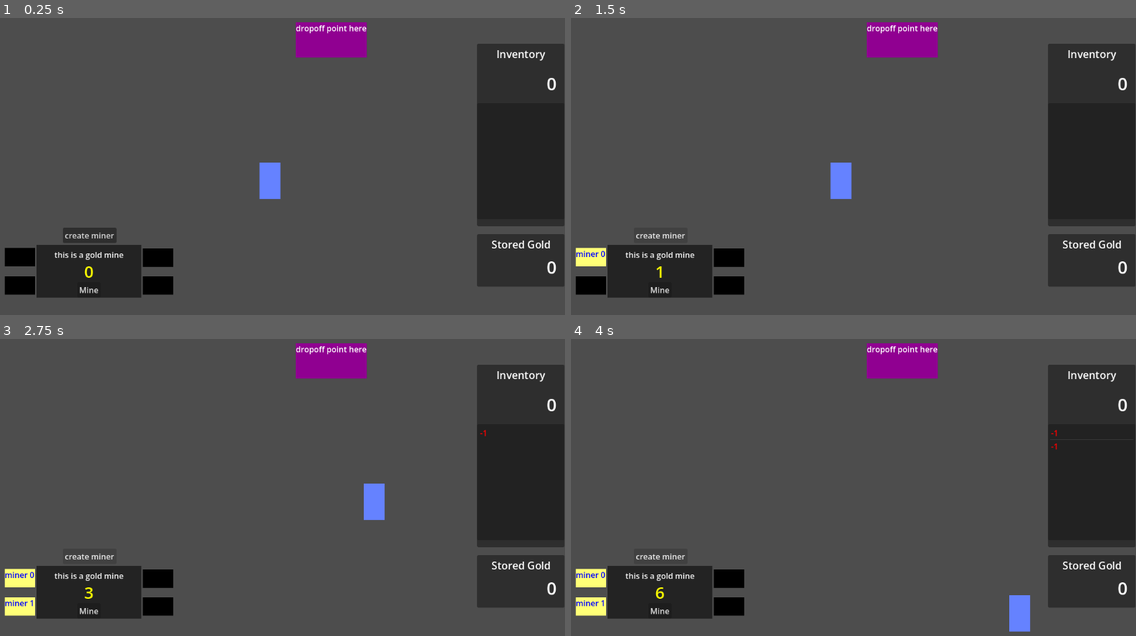
Above: before the commit, frames 1-4 (two rows, left to right).
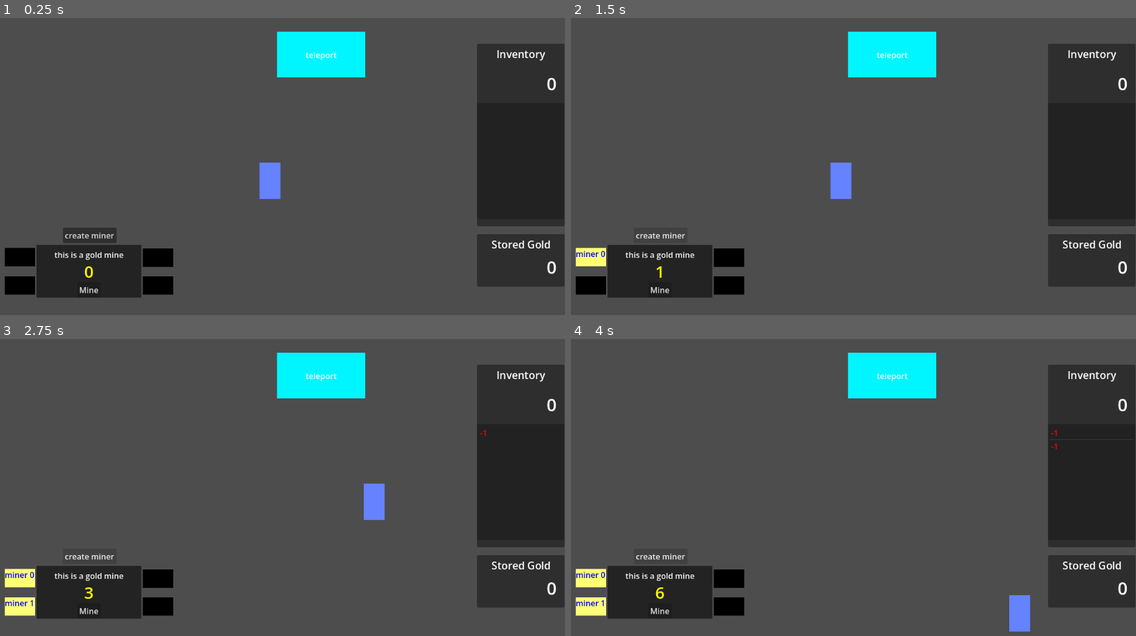
Above: after the commit, the same moments.

Repository: matrndev/gold-game
Game: Godot game, scene res://scenes/game.tscn
Two runs of this game, one before a commit and one after it. Both use one fixed random seed, a clock stepped at 60 frames per second and the inputs below.
Inputs:
- Up to frame 1 (0.25 s): no input
- Up to frame 2 (1.5 s): click "Mine" at 0.5 s; click "create miner" at 1.25 s
- Up to frame 3 (2.75 s): tap Enter at 2 s; hold D (move_right) from 2.03 s (still down)
- Up to frame 4 (4 s): release D (move_right) at 2.78 s; hold S (move_down) 2.78-3.53 s; hold D (move_right) from 3.53 s (still down)

The runs differ from the first frame. In frame 1, 2.8% of the frame differs, in the area x 48-65%, y 1-20%; in frame 2, 2.8%; in frame 3, 2.8%; in frame 4, 2.8%.

Commit message:
add new maze scene

Diff:
--- /dev/null
+++ b/scenes/dropoff_maze.tscn
@@ -0,0 +1,38 @@
+[gd_scene format=3 uid="uid://dxeu43c3cd3vj"]
+
+[ext_resource type="PackedScene" uid="uid://sr378dbrgvib" path="res://scenes/stats_display.tscn" id="1_yf3ke"]
+[ext_resource type="PackedScene" uid="uid://du52856eooxbp" path="res://scenes/player.tscn" id="2_423gv"]
+[ext_resource type="PackedScene" uid="uid://ckkqtsg0sdhi0" path="res://scenes/dropoff_point.tscn" id="3_ari78"]
+[ext_resource type="PackedScene" uid="uid://ceicr8kws2df6" path="res://scenes/teleport.tscn" id="4_rks7g"]
+
+[node name="DropoffMaze" type="Node2D" unique_id=226396710]
+
+[node name="Player" parent="." unique_id=17698573 instance=ExtResource("2_423gv")]
+z_index = 1
+position = Vector2(538, 427)
+
+[node name="Camera2D" type="Camera2D" parent="Player" unique_id=494180378]
+position = Vector2(-538, -427)
+anchor_mode = 0
+zoom = Vector2(1.2, 1.2)
+position_smoothing_enabled = true
+
+[node name="DropoffPoint" parent="." unique_id=1478688328 instance=ExtResource("3_ari78")]
+position = Vector2(437, 146)
+
+[node name="Teleport" parent="." unique_id=1789713122 instance=ExtResource("4_rks7g")]
+position = Vector2(45, 48)
+go_to = 1
+
+[node name="CanvasLayer" type="CanvasLayer" parent="." unique_id=95386620]
+
+[node name="StatsDisplay" parent="CanvasLayer" unique_id=1796219019 instance=ExtResource("1_yf3ke")]
+anchors_preset = 0
+anchor_right = 0.0
+anchor_bottom = 0.0
+offset_left = 975.0
+offset_top = 85.0
+offset_right = 975.0
+offset_bottom = 85.0
+grow_horizontal = 1
+grow_vertical = 1
--- a/scenes/game.tscn
+++ b/scenes/game.tscn
@@ -3,7 +3,7 @@
 [ext_resource type="PackedScene" uid="uid://du52856eooxbp" path="res://scenes/player.tscn" id="1_uwrxv"]
 [ext_resource type="PackedScene" uid="uid://duojdxe4j7fmc" path="res://scenes/gold_mine.tscn" id="2_yqjtg"]
 [ext_resource type="PackedScene" uid="uid://sr378dbrgvib" path="res://scenes/stats_display.tscn" id="3_lnu2h"]
-[ext_resource type="PackedScene" uid="uid://ckkqtsg0sdhi0" path="res://scenes/dropoff_point.tscn" id="4_lbhrr"]
+[ext_resource type="PackedScene" uid="uid://ceicr8kws2df6" path="res://scenes/teleport.tscn" id="4_lbhrr"]
 
 [sub_resource type="WorldBoundaryShape2D" id="WorldBoundaryShape2D_uwrxv"]
 
@@ -37,7 +37,6 @@
 
 [node name="GoldMine" parent="." unique_id=42676644 instance=ExtResource("2_yqjtg")]
 position = Vector2(88, 491)
-gold_generation_interval = 3.0
 
 [node name="StatsDisplay" parent="." unique_id=1796219019 instance=ExtResource("3_lnu2h")]
 anchors_preset = 0
@@ -53,5 +52,5 @@
 [node name="Camera2D" type="Camera2D" parent="." unique_id=122304437]
 anchor_mode = 0
 
-[node name="DropoffPoint" parent="." unique_id=1478688328 instance=ExtResource("4_lbhrr")]
-position = Vector2(610, 42)
+[node name="Teleport" parent="." unique_id=1789713122 instance=ExtResource("4_lbhrr")]
+position = Vector2(572, 61)
